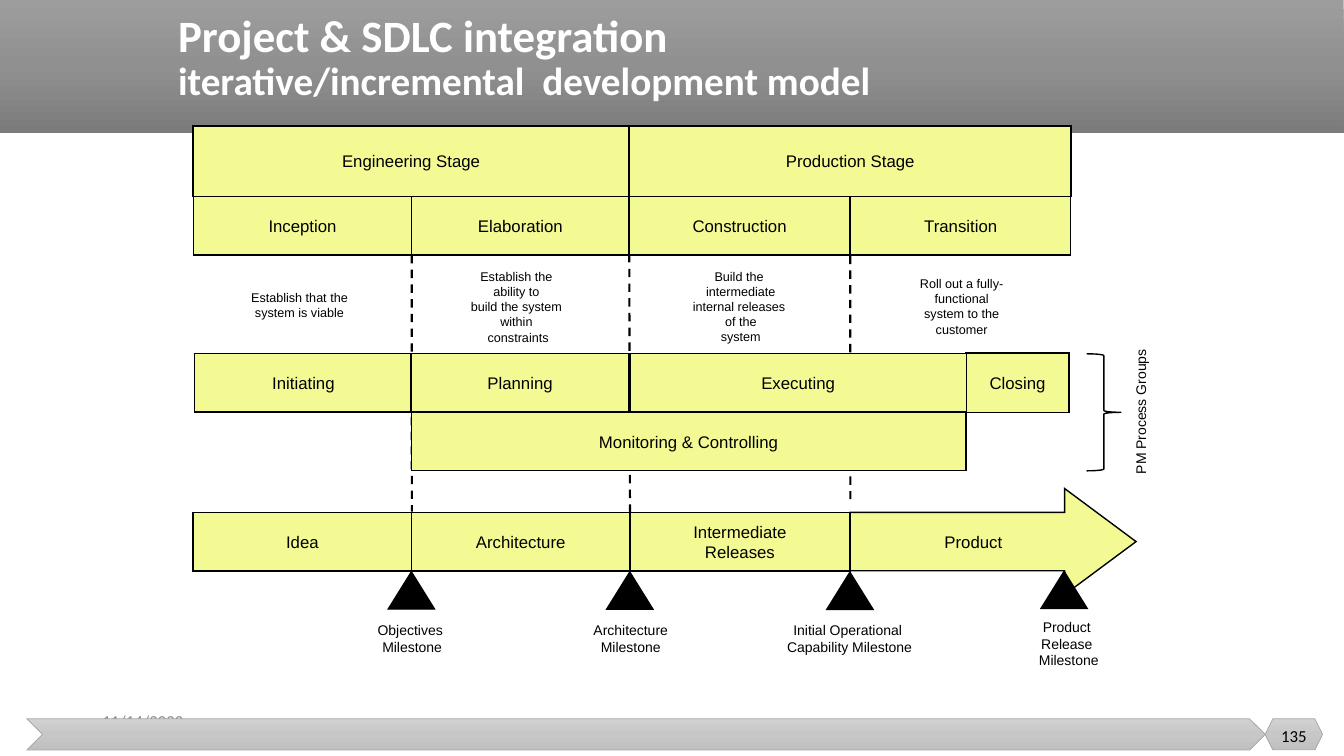
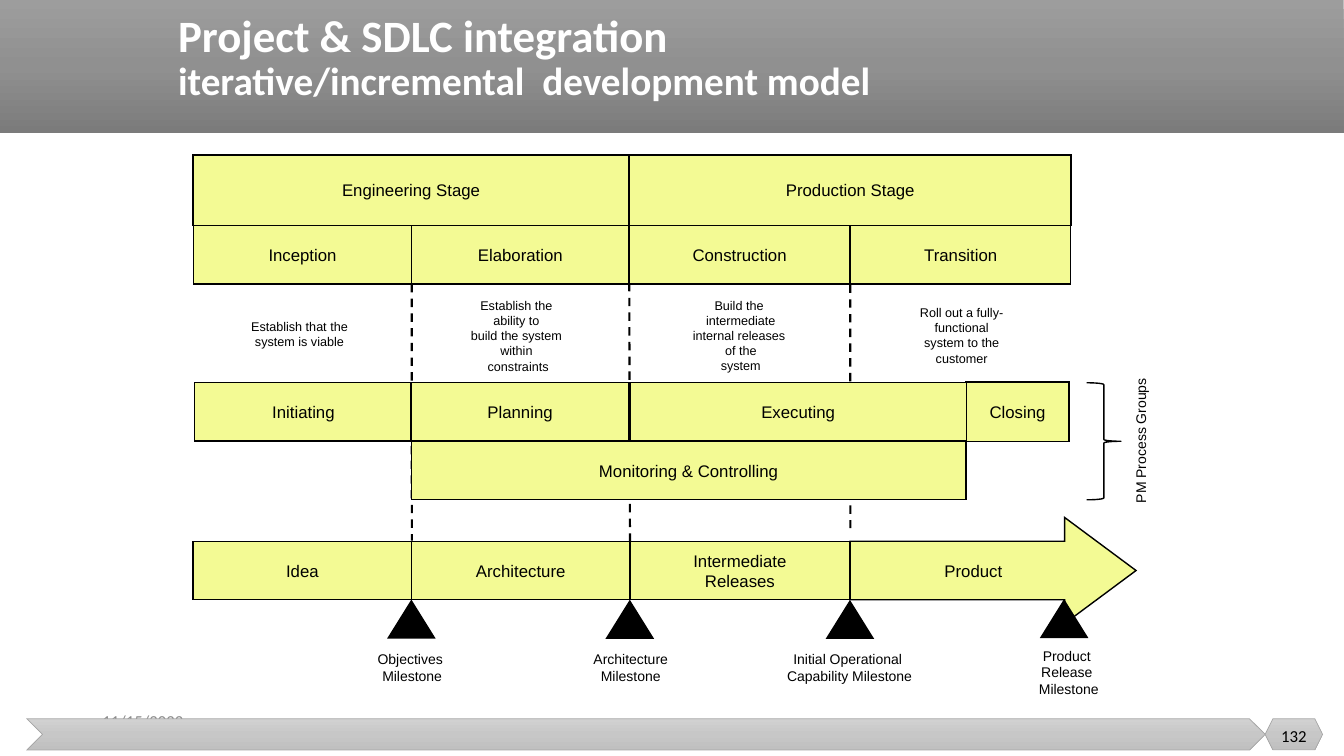
Before and after one commit to malenezi/malenezi, a slide deck: slide 132 of SE423/Lectures/2-SE Context/Project Management and SE Context.pptx (slide 135 before the commit). Drawn at 1344x756 pixels with LibreOffice and Linux fonts; fonts in the diff are those of the drawing. Boxes give left, top, right and bottom in pixels: in the first picture for what was removed or moved away, otherwise in the second. Text is boxed around its words. In the diff, an @@ line names an element or a change of style, - is before the commit and + after.

```diff
--- a/SE423/Lectures/2-SE Context/Project Management and SE Context.pptx
+++ b/SE423/Lectures/2-SE Context/Project Management and SE Context.pptx
@@ 14 rectangles, 9 texts, 4 triangles, 3 lines, 1 right arrow, 1 right brace: place and size @@
-14 rectangles, 9 texts, 4 triangles, 3 lines, 1 right arrow, 1 right brace at bbox=[194, 126, 1149, 665]
+14 rectangles, 9 texts, 4 triangles, 3 lines, 1 right arrow, 1 right brace at bbox=[194, 155, 1149, 694]
@@ text at bbox=[102, 714, 183, 719]: text changed @@
-11/14/2022
+11/15/2022
@@ page number at bbox=[1281, 731, 1306, 742]: text changed @@
-135
+132
```
Also in this commit, not shown: 12 other slides changed, 1 slide added, 3 slides removed.
